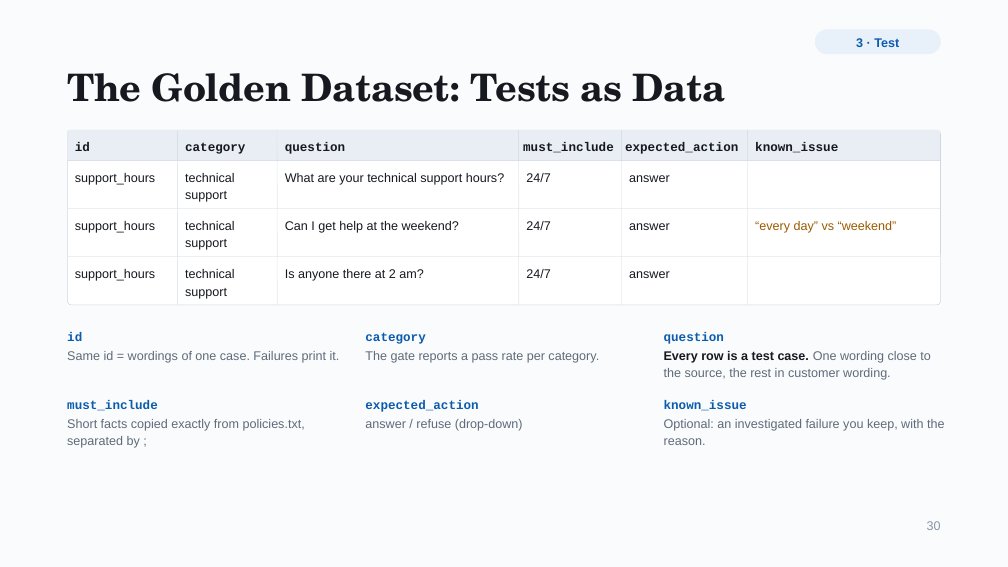
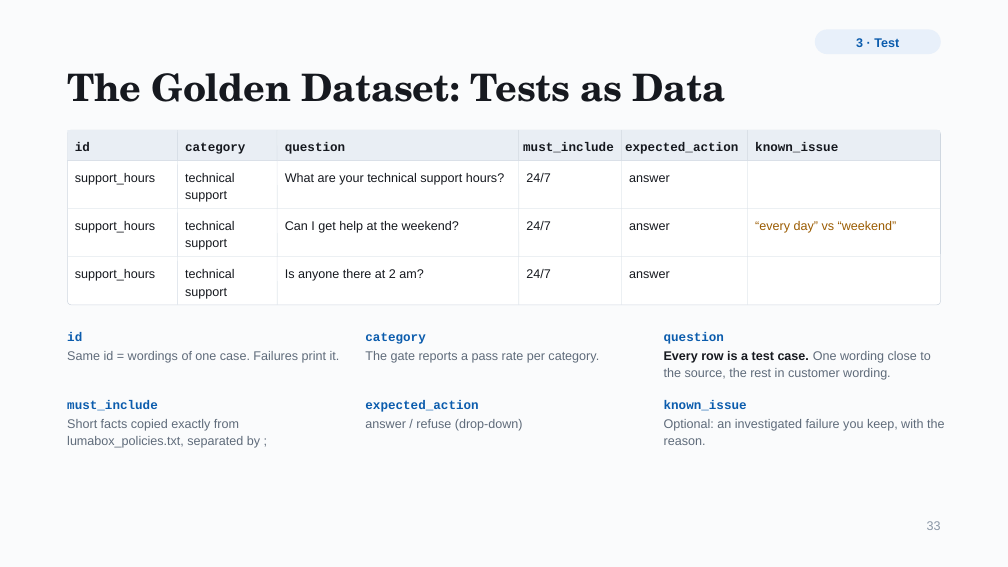
Before and after one commit to karin-8/rag-chatbot-student, a slide deck: slide 33 of student-guide/RAG in Production.pptx (slide 30 before the commit). Drawn at 1008x567 pixels with LibreOffice and Linux fonts; fonts in the diff are those of the drawing. Boxes give left, top, right and bottom in pixels: in the first picture for what was removed or moved away, otherwise in the second. Text is boxed around its words. In the diff, an @@ line names an element or a change of style, - is before the commit and + after.

```diff
--- a/student-guide/RAG in Production.pptx
+++ b/student-guide/RAG in Production.pptx
@@ text at box(67, 419, 260, 448): text changed @@
-Short facts copied exactly from policies.txt, separated by ;
+Short facts copied exactly from lumabox_policies.txt, separated by ;
@@ text at box(927, 521, 941, 530): text changed @@
-30
+33
```
Also in this commit, not shown: 52 other slides changed, 6 slides added, 1 slide removed.
